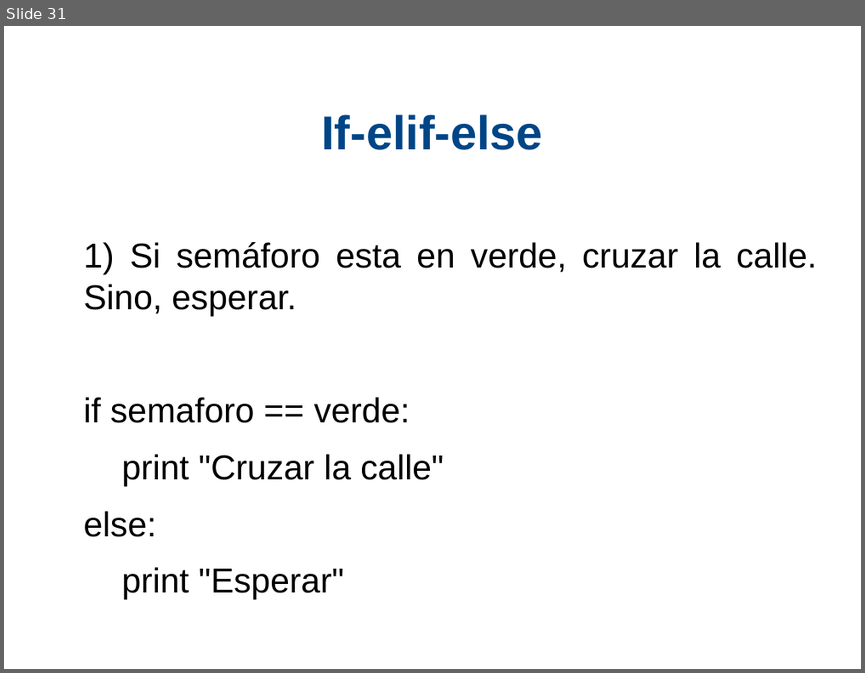
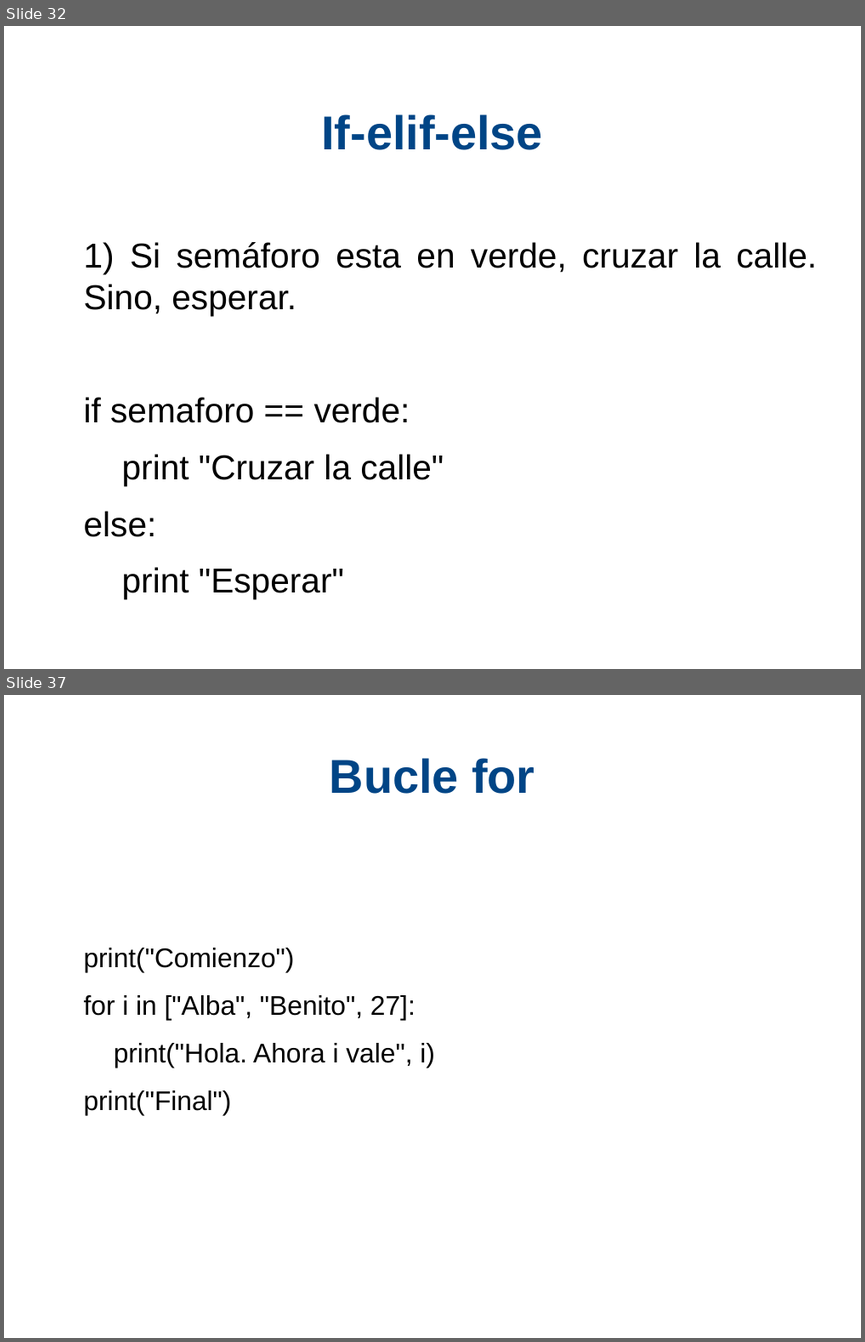
Before and after one commit to xDavidPM/Taller-Python, a slide deck: Python diapositiva.odp. Shown one above the other, each under a label of ours: slide 31 before the commit, slides 32 and 37 after it; the slides between them are not shown. The pictures are 865x673 and 865x1342 pixels, drawn with LibreOffice and Linux fonts; fonts in the diff are those of the drawing; background and template pictures are left out. Boxes give left, top, right and bottom in pixels: in the first picture for what was removed or moved away, otherwise in the second. Text is boxed around its words. In the diff, an @@ line names an element or a change of style, - is before the commit and + after.

```diff
--- a/Python diapositiva.odp
+++ b/Python diapositiva.odp
@@ slide 37 added at [4,695,861,1338], background #FFFFFF @@
@@ title added at [330,758,534,794], 44 pt, text #004586, bold @@
+Bucle for
@@ text added at [84,947,435,1115], 25 pt, text #000000 @@
+print("Comienzo")
+for i in ["Alba", "Benito", 27]:
+print("Hola. Ahora i vale", i)
+print("Final")
@@ what was slide 31 is now slide 32 @@
```
Also in this commit, not shown: 3 slides changed, 10 other slides added, 3 other files.
